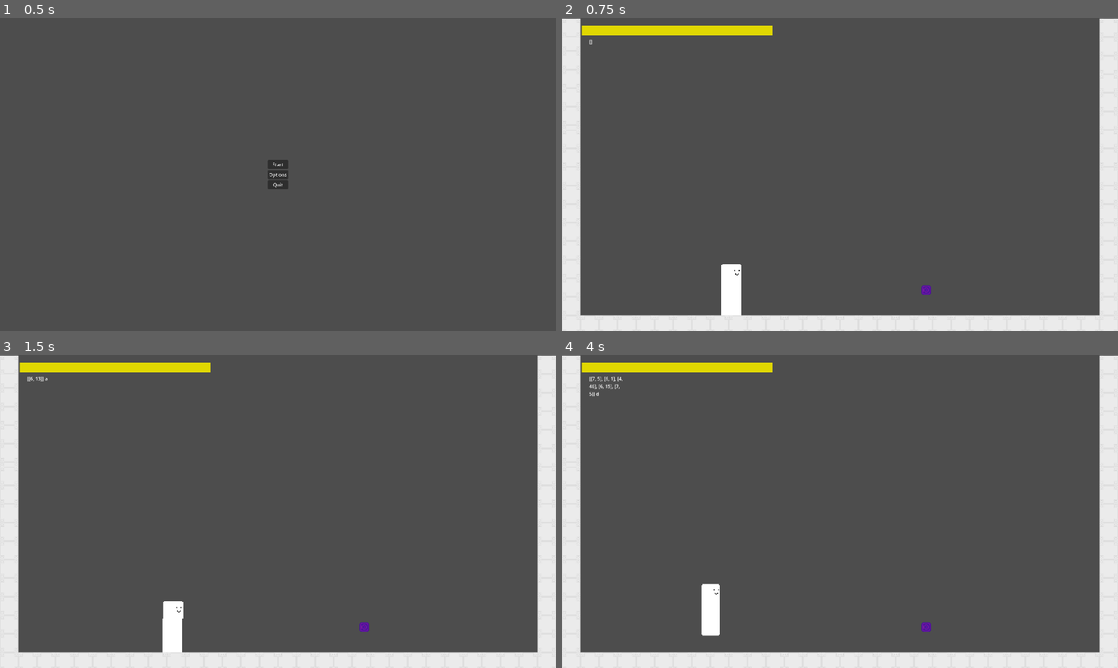
Above: before the commit, frames 1-4 (two rows, left to right).
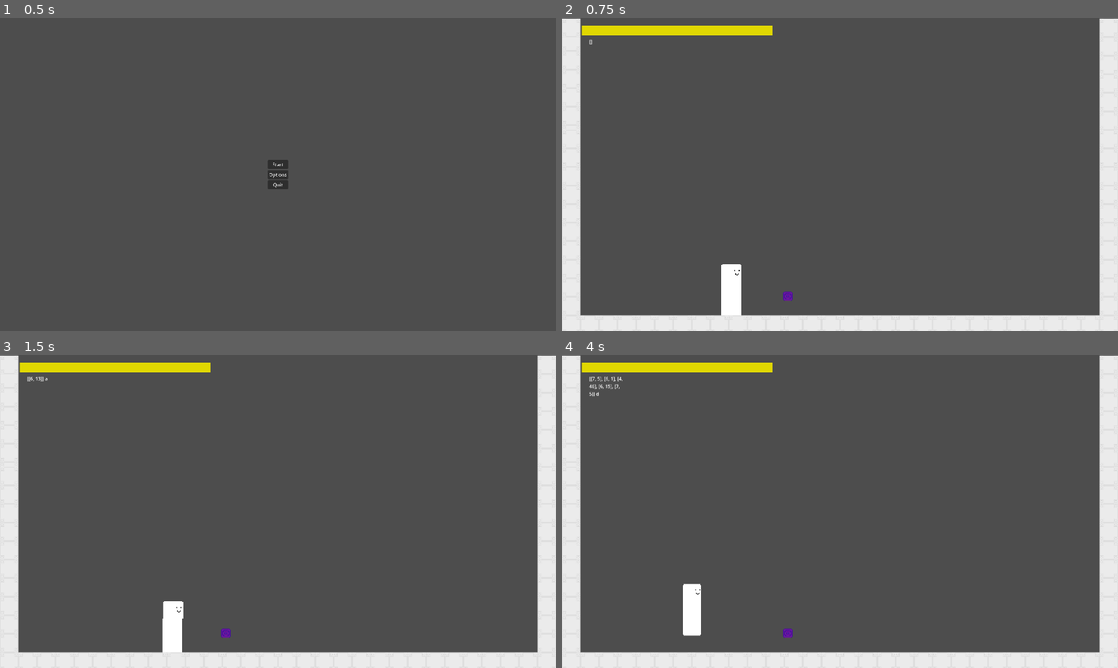
Above: after the commit, the same moments.

Repository: Mysteria0/To-Be-Name-Fighting-Game
Game: Godot game, scene res://menu.tscn
The game is run twice, just before and just after one commit, with the same random seed, the same clock (stepped at 60 frames per second) and the same inputs.
Inputs:
- Up to frame 1 (0.5 s): no input
- Up to frame 2 (0.75 s): click "Start" at 0.5 s
- Up to frame 3 (1.5 s): tap Enter at 1.25 s; hold D (move_right) from 1.28 s (still down); tap U (action_a) at 1.35 s
- Up to frame 4 (4 s): tap Q (move_leftup) at 1.52, 2.27, 3.77 s; tap I (action_b) at 2.1 s; release D (move_right) at 2.78 s; hold A (move_left) 2.78-3.53 s; tap J (action_c) at 2.85 s; hold D (move_right) from 3.53 s (still down); tap K (action_d) at 3.6 s

Frame 1 is identical in both runs. In frame 2, 0.1% of the frame differs, in the area x 39-67%, y 85-91%; in frame 3, 0.1%; in frame 4, 1.2%, in the area x 21-67%, y 73-91%.

Commit message:
Gave more horizontal velocity to directional jumps, still working on making a seamless fix to previous commits bug, current band-aid fix is adding current velocity * -2, looks jank

Diff:
--- a/Projectile.tscn
+++ b/Projectile.tscn
@@ -23,13 +23,19 @@
 size = Vector2(34, 34)
 
 [node name="Projectile" type="RigidBody2D" unique_id=1606644341]
-collision_layer = 4
-collision_mask = 6
+process_priority = 1
+process_physics_priority = 1
+collision_layer = 6
+collision_mask = 4
+collision_priority = 2.0
 mass = 1000.0
 gravity_scale = 0.0
+can_sleep = false
 lock_rotation = true
 freeze = true
 freeze_mode = 1
+custom_integrator = true
+continuous_cd = 1
 contact_monitor = true
 max_contacts_reported = 1
 script = ExtResource("1_e7peq")
--- a/Scripts/Projectile enemy/projectile.gd
+++ b/Scripts/Projectile enemy/projectile.gd
@@ -10,9 +10,9 @@
 @export var projectileHits : int
 
 ## Knockback dealt to target on grounded hit. negative value to push away, positive value to pull in. Number should be bigger than expected due to friction
-@export var KnockbackOnGroundhit : Vector2
+@export var KnockbackOnGroundhit : Vector2i
 ## Knockback dealt to target on air hit. negative values to push away, positive to pull in. Values should be smaller to produce inteded effects
-@export var KnockbackOnAirhit : Vector2
+@export var KnockbackOnAirhit : Vector2i
 
 var disabledtimer : int
 
@@ -20,7 +20,7 @@
 
 # Called when the node enters the scene tree for the first time.
 func _ready() -> void:
-	add_constant_central_force(projectileMovementvector)
+	pass
 
 # Called every frame. 'delta' is the elapsed time since the previous frame.
 func _process(delta: float) -> void:
@@ -38,9 +38,10 @@
 
 func _on_hit_opponent() -> void:
 	$CollisionShape2D.set_deferred("disabled", true)
-	disabledtimer = 2
+	disabledtimer = 3
 	projectileHits -= 1
 	if projectileHits <= 0:
 		$Sprite2D.play("Explode")
+	var i = $CollisionShape2D.basis_xform
 	%Player.Player_hit(projectileDamage,projectileHitstop,KnockbackOnGroundhit,KnockbackOnAirhit)
 	##queue_free()
--- a/Scripts/State Machine/Movement.gd
+++ b/Scripts/State Machine/Movement.gd
@@ -7,6 +7,9 @@
 
 @export var parent : CharacterBody2D
 
+var knockbackvector : Vector2i
+
+
 func Move_Character(input : int, delta : float, override : int = 0) -> void:
 	if input == 5:
 			parent.velocity.y += PxPerSECGravity * delta if override == 0 else override * delta
@@ -14,6 +17,20 @@
 		parent.velocity.y = -PxPerSECJump * delta if override == 0 else -override * delta
 	if input == 4 or input == 7:
 		parent.velocity.x = -PxPerSECBackward * delta if override == 0 else -override * delta
+		if input == 7:
+			parent.velocity.x = -PxPerSECBackward * delta * 2 if override == 0 else -override * delta * 2
 	if input == 6 or input == 9:
 		parent.velocity.x = PxPerSECForward * delta if override == 0 else override * delta
+		if input == 9:
+			parent.velocity.x = PxPerSECForward * delta * 2 if override == 0 else override * delta * 2
 	parent.move_and_slide()
+
+func Knockback(Override : Vector2i = Vector2i(0,0)) -> void:
+	%CollisionShape2D.set_deferred("disabled", false)
+	if Override == Vector2i():
+		parent.velocity.y += knockbackvector.y
+		parent.velocity.x += knockbackvector.x*parent.direction
+	else:
+		parent.velocity.y += Override.y
+		parent.velocity.x += Override.x*parent.direction
+	parent.move_and_slide()
--- a/Scripts/State Machine/Tsurugi States/tsurugi_hurt.gd
+++ b/Scripts/State Machine/Tsurugi States/tsurugi_hurt.gd
@@ -3,16 +3,13 @@
 @export var fall_state : State
 @export var idle_state : State
 
-var saved_velocity : Vector2
-var knockbackvector : Vector2
 var Hitstun : int
 var timer : int
 
 func enter() -> void:
 	super()
-	saved_velocity = parent.velocity
+	%MovementCode.Knockback(parent.velocity*-1.5)
 	parent.velocity *= 0
-	Knockback()
 	timer = 1
 
 func process_frame(_delta: float) -> State:
@@ -22,8 +19,10 @@
 	else:
 		parent.hurt = false
 
-	#if timer == 0:
-		#Knockback()
+	if timer == 0:
+		%MovementCode.Knockback()
+	elif timer > 0:
+		parent.velocity *= 0
 
 	if !parent.hurt:
 		if parent.is_on_floor():
@@ -31,11 +30,3 @@
 		else:
 			return fall_state
 	return null
-
-
-func Knockback() -> void:
-	%CollisionShape2D.set_deferred("disabled", false)
-	if saved_velocity.y != 0:
-		parent.velocity.y += knockbackvector.y
-	parent.velocity.x += knockbackvector.x*parent.direction
-	parent.move_and_slide()
--- a/Scripts/Universal Code/Player.gd
+++ b/Scripts/Universal Code/Player.gd
@@ -41,7 +41,7 @@
 	health -= Damage
 	Hurt_State.Hitstun = hitstun
 	if !is_on_floor():
-		Hurt_State.knockbackvector = Vector2(On_airhit.x*direction,On_airhit.y)
+		%MovementCode.knockbackvector = Vector2(On_airhit.x*direction,On_airhit.y)
 	else:
-		Hurt_State.knockbackvector = Vector2(On_groundedhit.x*direction,On_groundedhit.y)
+		%MovementCode.knockbackvector = Vector2(On_groundedhit.x*direction,On_groundedhit.y)
 	state_machine.change_state(Hurt_State)
--- a/main.tscn
+++ b/main.tscn
@@ -33,10 +33,12 @@
 script = ExtResource("1_1bvp3")
 
 [node name="Projectile" parent="." unique_id=1469835593 instance=ExtResource("7_272bh")]
-position = Vector2(1258, 939)
+position = Vector2(780, 960)
+collision_layer = 4
+collision_mask = 6
 projectileDamage = 77
-projectileHitstop = 30
+projectileHitstop = 100
 projectileMovementvector = Vector2i(-1000, 0)
 projectileHits = 2
-KnockbackOnGroundhit = Vector2(-100, 0)
-KnockbackOnAirhit = Vector2(-100, -200)
+KnockbackOnGroundhit = Vector2i(-500, -50)
+KnockbackOnAirhit = Vector2i(-100, -400)
